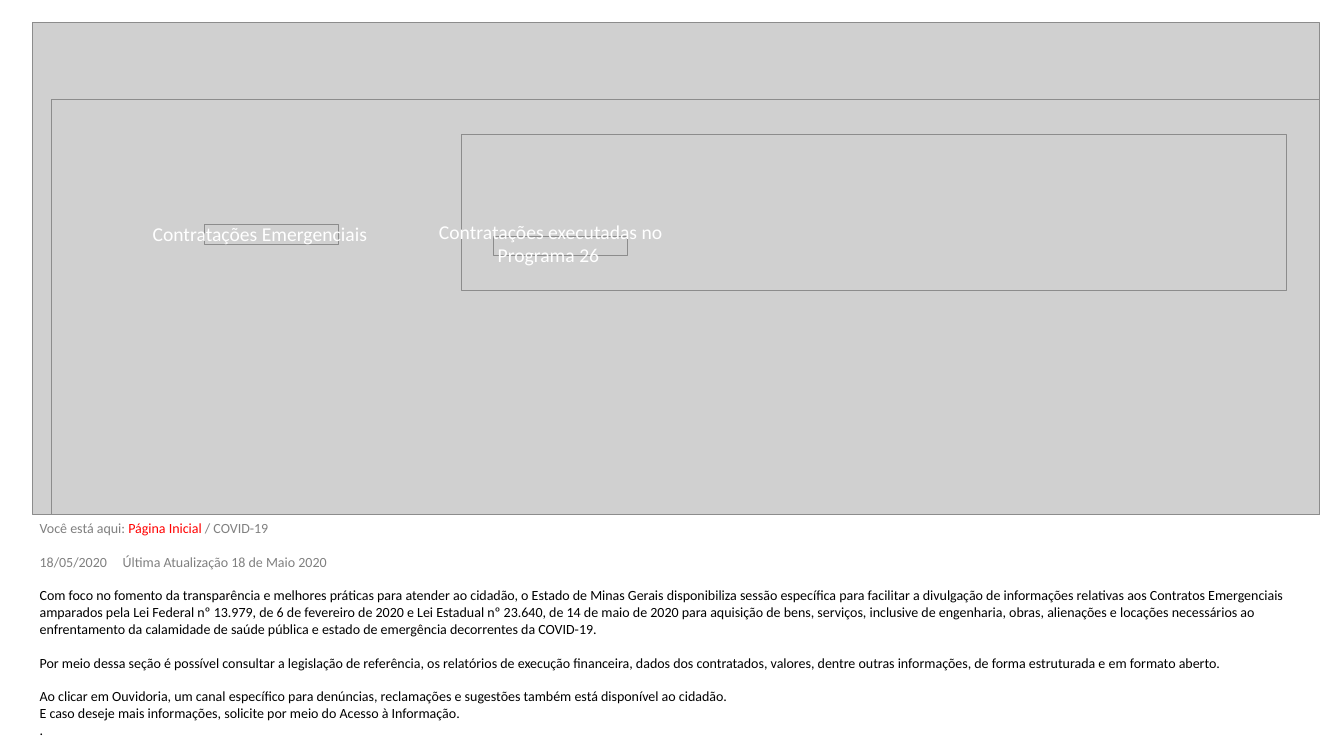
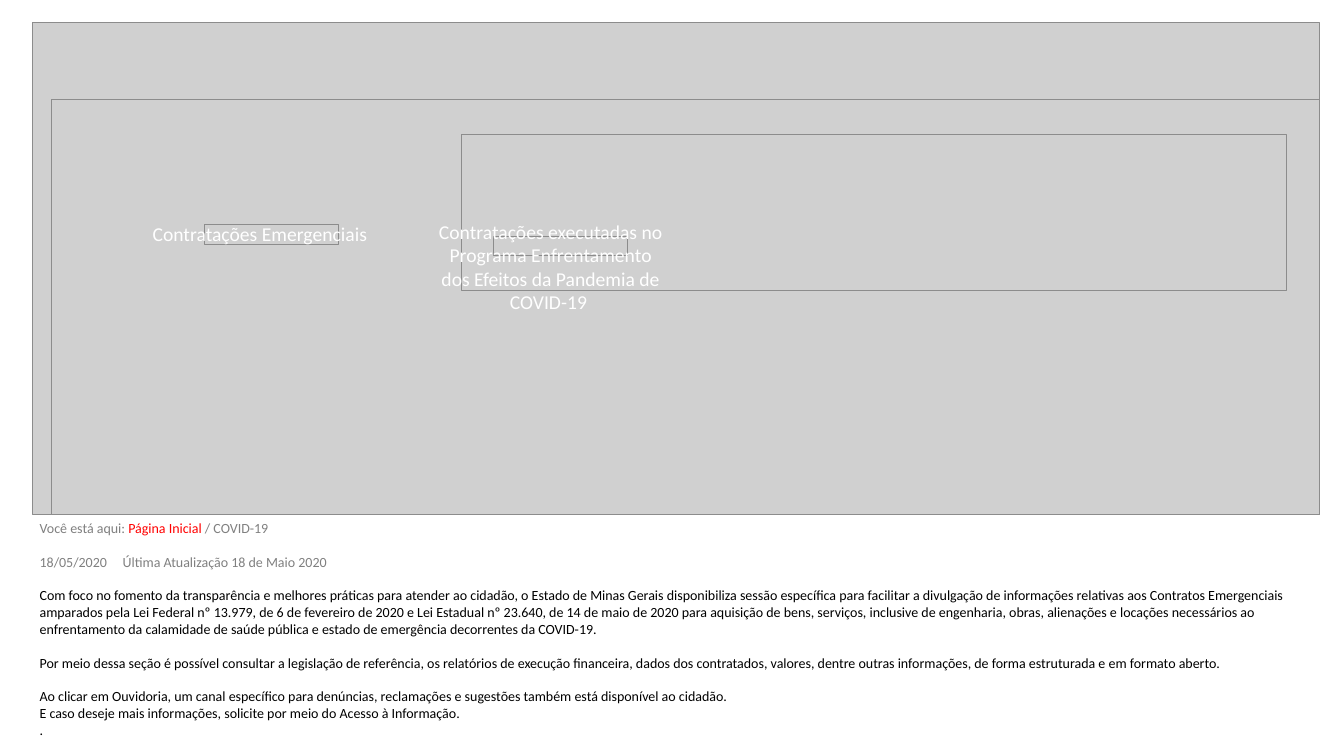
Before and after one commit to transparencia-mg/especificacoes-portal-transparencia, a slide deck: slide 3 of static/pagina-inicial-espec-covid19.pptx. Drawn at 1344x756 pixels with LibreOffice and Linux fonts; fonts in the diff are those of the drawing; grey boxes stand for pictures. Boxes give left, top, right and bottom in pixels: in the first picture for what was removed or moved away, otherwise in the second. Text is boxed around its words. In the diff, an @@ line names an element or a change of style, - is before the commit and + after.

Commit message:
altera-nome-compras-contratos-Programa26

```diff
--- a/static/pagina-inicial-espec-covid19.pptx
+++ b/static/pagina-inicial-espec-covid19.pptx
@@ text at (441,246,659,309): text changed @@
-Programa 26
+Programa Enfrentamento dos Efeitos da Pandemia de COVID-19
```
Also in this commit, not shown: 3 other files.
